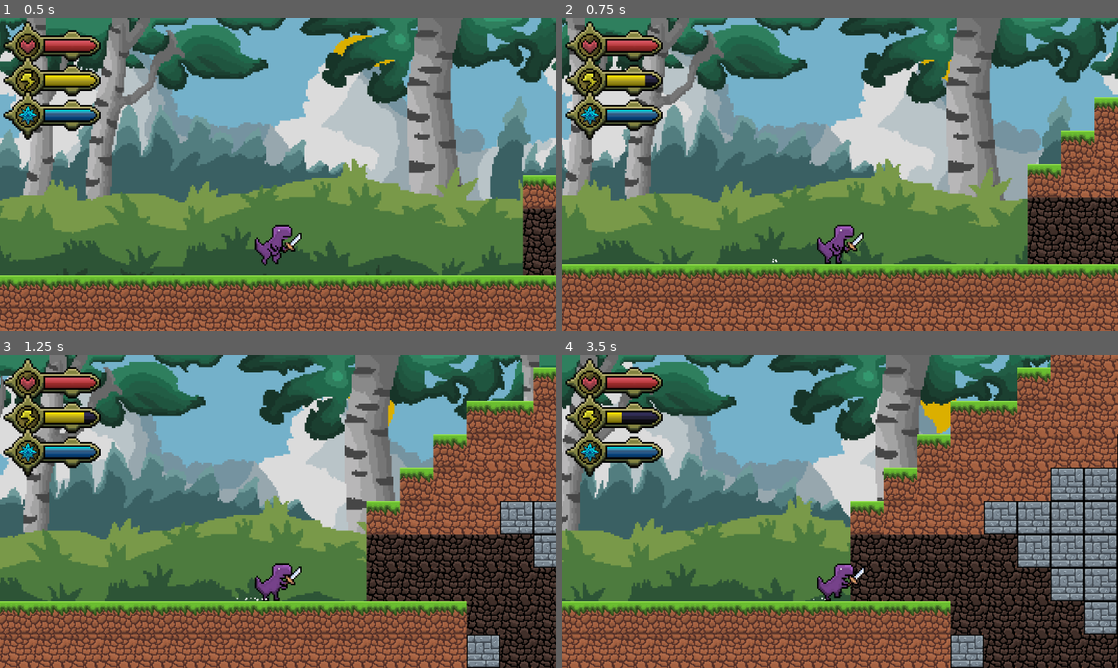
Above: before the commit, frames 1-4 (two rows, left to right).
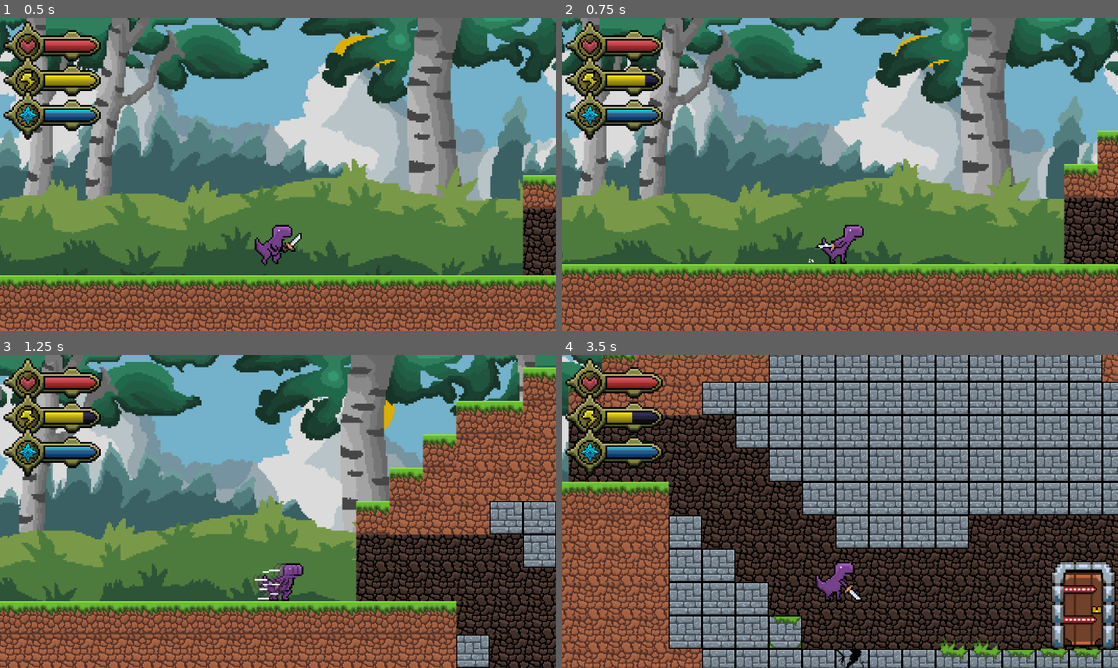
Above: after the commit, the same moments.

Repository: LeeTuah/rexvalley
Game: Godot game, scene res://game_manager.tscn
Same seed, same stepped clock (60 frames per second), same inputs: the game is played once before the commit and once after it.
Inputs (mouse positions are in pixels of both pictures, inside the frame that each line leads up to):
- Up to frame 1 (0.5 s): no input
- Up to frame 2 (0.75 s): tap Space at 0.5 s; move the mouse to (962, 158) at 0.52 s; hold Right (ui_right) from 0.53 s (still down); tap C (ui_dash) at 0.6 s; click (962, 158) at 0.67 s
- Up to frame 3 (1.25 s): keep holding Right (ui_right); tap Enter (ui_accept) at 0.77 s
- Up to frame 4 (3.5 s): move the mouse to (728, 527) at 1.27 s; tap 1 (magic_fireball) at 1.35 s; tap Enter (ui_accept) at 1.52, 3.02 s; tap C (ui_dash) at 1.55, 2.3, 3.05 s; move the mouse to (895, 442) at 2.02 s; release Right (ui_right) at 2.03 s; hold Left (ui_left) 2.03-2.78 s; hold Right mouse button (magic_initiate) 2.03-2.78 s; move the mouse to (812, 574) at 2.77 s; hold Right (ui_right) from 2.78 s (still down); tap 2 (magic_shield) at 2.85 s; click (812, 574) at 2.92 s

Frame 1 is identical in both runs. In frame 2, 43% of the frame differs, in the area x 0-100%, y 0-100%; in frame 3, 30%; in frame 4, 87%.

Commit message:
Revamped player dash mechanic and updated sprite animations

Diff:
--- a/scenes/bosses/boss_level_0.gd
+++ b/scenes/bosses/boss_level_0.gd
@@ -62,6 +62,7 @@
 			drain_timer -= _delta
 		else:
 			slow_bar.value = move_toward(slow_bar.value, current_health, _delta * SLOW_BAR_DRAIN_RATE)
+			print("Entering here")
 
 	#boss dead
 	elif slow_bar.value <= 0.0:
--- a/scenes/player/player.gd
+++ b/scenes/player/player.gd
@@ -19,12 +19,9 @@
 const JUMP_VELOCITY = -950.0;
 const CAMERA_DEFAULT_POS = -200.0
 
-const DASH_SPEED = 1200.0;
-const DASH_DURATION = 0.25;
+const DASH_SPEED = 3000.0;
+const DASH_DURATION = 0.30;
 const DASH_STAMINA_COST = 25.0;
-
-var is_dashing = false;
-var dash_timer = 0.0;
 
 # ime when inputs are not allowed during an animation
 var idle_time = 0.0;
@@ -35,7 +32,10 @@
 	"thrust": 		0.5,
 	"fireball_1":	0.9 / 2.0,
 	"fireball_2":	0.9 / 2.0,
-	"shield": 		1.67
+	"shield": 		1.67,
+	"dash_1": 0.5,
+	"dash_2": DASH_DURATION,
+	"dash_3": 0.4
 };
 
 # sword slash 1,2,3 damages
@@ -90,7 +90,7 @@
 
 	var was_on_floor = is_on_floor();
 
-	if not is_on_floor() and not is_dashing and not is_jumping:
+	if not is_on_floor() and animated_sprite.animation != "dash_2":
 		velocity += get_gravity() * delta;
 
 	# player direction calculation
@@ -117,7 +117,7 @@
 		last_speed = speed;
 
 	#quick dash
-	if is_dashing:
+	if animated_sprite.animation == "dash_2":
 		velocity.x = thrust_direction * DASH_SPEED;
 	#thrust movement calculation
 	elif (animated_sprite.animation == "thrust" and animated_sprite.is_playing()):
@@ -164,14 +164,6 @@
 
 	global.current_mana += MANA_INCREASE_RATE * delta;
 
-	if is_dashing:
-		dash_timer += delta;
-		walking_particles.emitting = true;
-		if dash_timer >= DASH_DURATION:
-			is_dashing = false;
-			can_input = true;
-			# $player_collision_box.set_deferred("disabled", false);
-
 	# flipping animated sprite
 	if velocity.x != 0:
 		var velocity_condition = -1 if velocity.x < 0 else 1;
@@ -199,11 +191,11 @@
 		var anim = animated_sprite.animation;
 
 		if Input.is_action_just_pressed("ui_dash") and global.current_stamina >= DASH_STAMINA_COST :
-			is_dashing = true;
+			animated_sprite.play("dash_1");
 			can_input = false;
-			dash_timer = 0.0;
+			idle_time = 0.0;
 			global.current_stamina -= DASH_STAMINA_COST;
-			animated_sprite.play("dash");
+			walking_particles.emitting = false;
 			# $player_collision_box.set_deferred("disabled", true);
 
 		elif (Input.is_action_just_pressed("ui_accept") and is_on_floor()):
@@ -298,13 +290,17 @@
 		if IDLE_TIMES.has(anim) and idle_time >= IDLE_TIMES[anim]: # checking counter wait time from dictionary above
 			idle_time = 0.0;
 
+			if (anim == "dash_1"):
+				animated_sprite.play("dash_2");
+			elif (anim == "dash_2"):
+				animated_sprite.play("dash_3");
 			# if anim == "jumping_1":
 			# 	velocity.y = JUMP_VELOCITY;
 			# 	is_jumping = true;
 			# 	animated_sprite.play("jumping_2");
 			# 	can_input = true;
 
-			if (anim == "fireball_1"):
+			elif (anim == "fireball_1"):
 				# creates a new fireball
 				fireball_instance = fireball_scene.instantiate();
 				fireball_instance.position = position;
--- a/scenes/player/player.tscn
+++ b/scenes/player/player.tscn
@@ -14,27 +14,43 @@
 
 [sub_resource type="AtlasTexture" id="AtlasTexture_t1aof"]
 atlas = ExtResource("2_je7p5")
-region = Rect2(0, 0, 32, 32)
+region = Rect2(32, 0, 32, 32)
+
+[sub_resource type="AtlasTexture" id="AtlasTexture_w8qe1"]
+atlas = ExtResource("2_je7p5")
+region = Rect2(64, 0, 32, 32)
+
+[sub_resource type="AtlasTexture" id="AtlasTexture_hdvrm"]
+atlas = ExtResource("2_je7p5")
+region = Rect2(96, 0, 32, 32)
 
 [sub_resource type="AtlasTexture" id="AtlasTexture_hir57"]
 atlas = ExtResource("2_je7p5")
-region = Rect2(32, 0, 32, 32)
+region = Rect2(128, 0, 32, 32)
 
 [sub_resource type="AtlasTexture" id="AtlasTexture_7072n"]
 atlas = ExtResource("2_je7p5")
-region = Rect2(64, 0, 32, 32)
+region = Rect2(160, 0, 32, 32)
 
 [sub_resource type="AtlasTexture" id="AtlasTexture_gmu8b"]
 atlas = ExtResource("2_je7p5")
-region = Rect2(96, 0, 32, 32)
+region = Rect2(192, 0, 32, 32)
 
 [sub_resource type="AtlasTexture" id="AtlasTexture_kssj8"]
 atlas = ExtResource("2_je7p5")
-region = Rect2(128, 0, 32, 32)
+region = Rect2(256, 0, 32, 32)
 
 [sub_resource type="AtlasTexture" id="AtlasTexture_8lfxt"]
 atlas = ExtResource("2_je7p5")
-region = Rect2(160, 0, 32, 32)
+region = Rect2(288, 0, 32, 32)
+
+[sub_resource type="AtlasTexture" id="AtlasTexture_lclul"]
+atlas = ExtResource("2_je7p5")
+region = Rect2(320, 0, 32, 32)
+
+[sub_resource type="AtlasTexture" id="AtlasTexture_ej2d6"]
+atlas = ExtResource("2_je7p5")
+region = Rect2(352, 0, 32, 32)
 
 [sub_resource type="AtlasTexture" id="AtlasTexture_5q8fn"]
 atlas = ExtResource("3_5gtgg")
@@ -279,23 +295,45 @@
 "texture": SubResource("AtlasTexture_t1aof")
 }, {
 "duration": 1.0,
+"texture": SubResource("AtlasTexture_w8qe1")
+}, {
+"duration": 1.0,
+"texture": SubResource("AtlasTexture_hdvrm")
+}, {
+"duration": 1.0,
 "texture": SubResource("AtlasTexture_hir57")
 }, {
 "duration": 1.0,
 "texture": SubResource("AtlasTexture_7072n")
-}, {
+}],
+"loop": 0,
+"name": &"dash_1",
+"speed": 10.0
+}, {
+"frames": [{
 "duration": 1.0,
 "texture": SubResource("AtlasTexture_gmu8b")
-}, {
+}],
+"loop": 1,
+"name": &"dash_2",
+"speed": 5.0
+}, {
+"frames": [{
 "duration": 1.0,
 "texture": SubResource("AtlasTexture_kssj8")
 }, {
 "duration": 1.0,
 "texture": SubResource("AtlasTexture_8lfxt")
-}],
-"loop": 0,
-"name": &"dash",
-"speed": 5.0
+}, {
+"duration": 1.0,
+"texture": SubResource("AtlasTexture_lclul")
+}, {
+"duration": 1.0,
+"texture": SubResource("AtlasTexture_ej2d6")
+}],
+"loop": 0,
+"name": &"dash_3",
+"speed": 10.0
 }, {
 "frames": [{
 "duration": 1.0,
@@ -643,7 +681,7 @@
 position = Vector2(1, -1)
 scale = Vector2(4.5, 4.5)
 sprite_frames = SubResource("SpriteFrames_01hqx")
-animation = &"dash"
+animation = &"dash_1"
 
 [node name="player_collision_box" type="CollisionPolygon2D" parent="." unique_id=609036338]
 position = Vector2(1, 0)
Binary file changed: assets/player/player_spritesheet_dash.png
Not shown, changed: .gitignore
